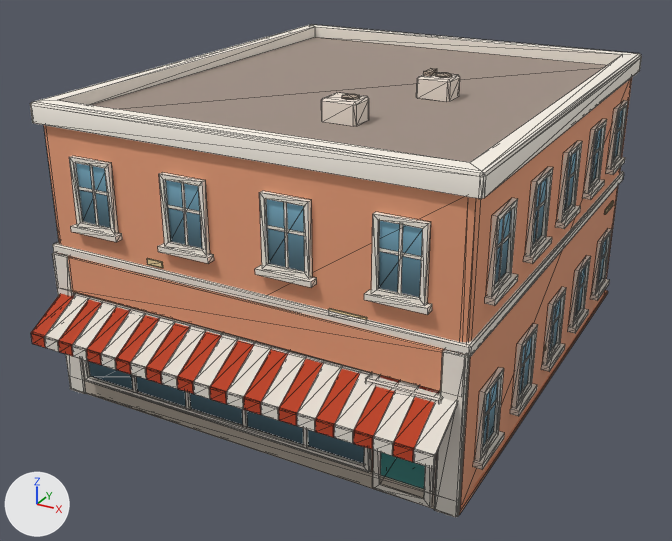
Two versions of the glTF model newcity/art/kit/boylston_s12.glb, one commit apart.
One viewpoint serves both versions: a 50 mm lens placed at (12.09, -24.02, 14.07), pointed at (-0.27, -1.54, 2.83). Lighting does not change. The marker at lower left points along +X, +Y and +Z. The older version comes first. Mesh edges are drawn as thin lines. Vertices at exactly the same position are counted once.

The scene before the commit, as lines of its bpy script (objects in view):
```python
me_boylston_s12 = bpy.data.meshes.new('boylston_s12')
me_boylston_s12.from_pydata(...)  # 1576 vertices, 2208 faces; spans x -6.2..6.2, y -8.4..7.2, z 0.0..8.8
me_boylston_s12.materials.append(mat_kit_atlas)  # picture img_atlas
ob_boylston_s12 = bpy.data.objects.new('boylston_s12', me_boylston_s12)
ob_boylston_s12.location = (0.0, 0.0, 0.0)
```
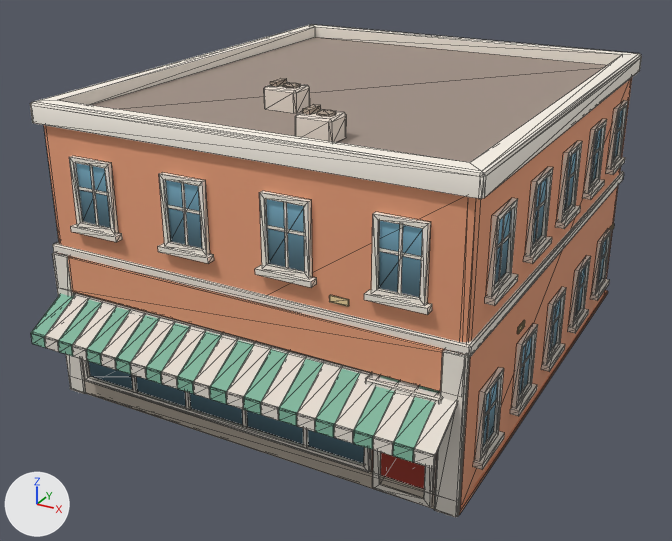
Pixel boxes (x1, y1, x2, y2) of what changed, in the pictures (672 x 541 px; the box of a moved part takes in the faces that stretch with it):
```json
{"part": 1, "of": "me_boylston_s12", "change": "moved or reshaped", "before": [328, 308, 367, 320], "on screen": "not visible afterwards"}
{"part": 2, "of": "me_boylston_s12", "change": "moved or reshaped", "before": [544, 341, 551, 351], "after": [517, 320, 525, 334]}
{"part": 3, "of": "me_boylston_s12", "change": "moved or reshaped", "before": [605, 201, 614, 214], "after": [609, 223, 614, 230]}
{"part": 4, "of": "me_boylston_s12", "change": "moved or reshaped", "before": [423, 68, 437, 76], "after": [270, 78, 287, 87]}
{"part": 5, "of": "me_boylston_s12", "change": "moved or reshaped", "before": [436, 73, 452, 78], "after": [317, 110, 336, 116]}
{"part": 6, "of": "me_boylston_s12", "change": "moved or reshaped", "before": [416, 74, 460, 102], "after": [295, 109, 347, 142]}
{"part": 7, "of": "me_boylston_s12", "change": "added", "after": [303, 104, 321, 115]}
{"part": 8, "of": "me_boylston_s12", "change": "moved or reshaped", "before": [321, 92, 369, 126], "after": [264, 82, 310, 113]}
{"part": 9, "of": "me_boylston_s12", "change": "moved or reshaped", "after": [329, 295, 349, 306], "on screen": "not visible before"}
{"part": 10, "of": "me_boylston_s12", "change": "moved or reshaped", "before": [147, 258, 163, 268], "on screen": "not visible afterwards"}
{"part": 11, "of": "me_boylston_s12", "change": "surface changed", "before": [31, 293, 440, 489], "after": [31, 293, 440, 489], "on screen": "red to green"}
```

Edits to the scene script, one JSON object a line:
```json
{"block": "me_boylston_s12", "where": "# used by ob_boylston_s12; location = (0.0, 0.0, 0.0)"}
{"op": "remove", "block": "me_boylston_s12", "code": "me_boylston_s12.from_pydata(...)  # 1576 vertices, 2208 faces; spans x -6.2..6.2, y -8.4..7.2, z 0.0..8.8"}
{"op": "add", "block": "me_boylston_s12", "code": "me_boylston_s12.from_pydata(...)  # 1584 vertices, 2218 faces; spans x -6.2..6.2, y -8.4..7.2, z 0.0..8.8"}
{"block": "me_boylston_s12", "change": "me_boylston_s12 part 1: the loose piece of 16 vertices spanning x 2.5..3.5, y -7.0, z 4.4..4.6 is scaled about its middle by (0.493, 1, 1), then moved by (-6.4, 0.0, -2.9)"}
{"block": "me_boylston_s12", "change": "me_boylston_s12 part 2: the loose piece of 16 vertices spanning x 6.0, y -0.7..-0.2, z 1.3..1.5 is moved by (0.0, -2.8, 1.8)"}
{"block": "me_boylston_s12", "change": "me_boylston_s12 part 3: the loose piece of 16 vertices spanning x 6.0, y 5.2..6.2, z 3.6..3.8 is moved by (0.0, 0.6, -1.0)"}
{"block": "me_boylston_s12", "change": "me_boylston_s12 part 4: the loose piece of 8 vertices spanning x 1.8..2.0, y -0.3..0.2, z 8.7..8.8 is moved by (-3.0, -3.1, 0.0)"}
{"block": "me_boylston_s12", "change": "me_boylston_s12 part 5: the loose piece of 16 vertices spanning x 2.1..2.6, y -0.3..0.2, z 8.7 is moved by (-0.8, -5.2, 0.0)"}
{"block": "me_boylston_s12", "change": "me_boylston_s12 part 6: the loose piece of 20 vertices spanning x 1.7..2.7, y -0.5..0.3, z 8.1..8.7 is moved by (-0.8, -5.2, 0.0)"}
{"block": "me_boylston_s12", "change": "me_boylston_s12 part 7: the loose piece of 8 vertices spanning x 1.8..2.0, y -0.3..0.2, z 8.7..8.8 is copied, and the copy is moved by (-0.8, -5.2, 0.0); it spans x 1.1..1.3, y -5.6..-5.1, z 8.7..8.8"}
{"block": "me_boylston_s12", "change": "me_boylston_s12 part 8: 36 vertices moved from x 0.6..1.6, y -4.0..-3.2, z 8.1..8.7 to x -1.3..-0.3, y -3.6..-2.8, z 8.1..8.7"}
{"block": "me_boylston_s12", "change": "me_boylston_s12 part 9: 16 vertices moved from x 1.5..2.2, y -7.0, z 2.9..3.0 to x 2.6..3.1, y -7.0, z 4.7..4.9"}
{"block": "me_boylston_s12", "change": "me_boylston_s12 part 10: 16 vertices moved from x -2.8..-2.3, y -7.0, z 4.6..4.7 to x -4.8..-4.0, y -7.0, z 1.9..2.0"}
{"block": "me_boylston_s12", "change": "me_boylston_s12 part 11: 268 kept faces spanning x -6.0..6.0, y -8.4..5.9, z 0.2..7.0 get new texture (UV) coordinates"}
{"block": "me_boylston_s12", "change": "other edits to the shape of me_boylston_s12 do not show in these pictures"}
```
